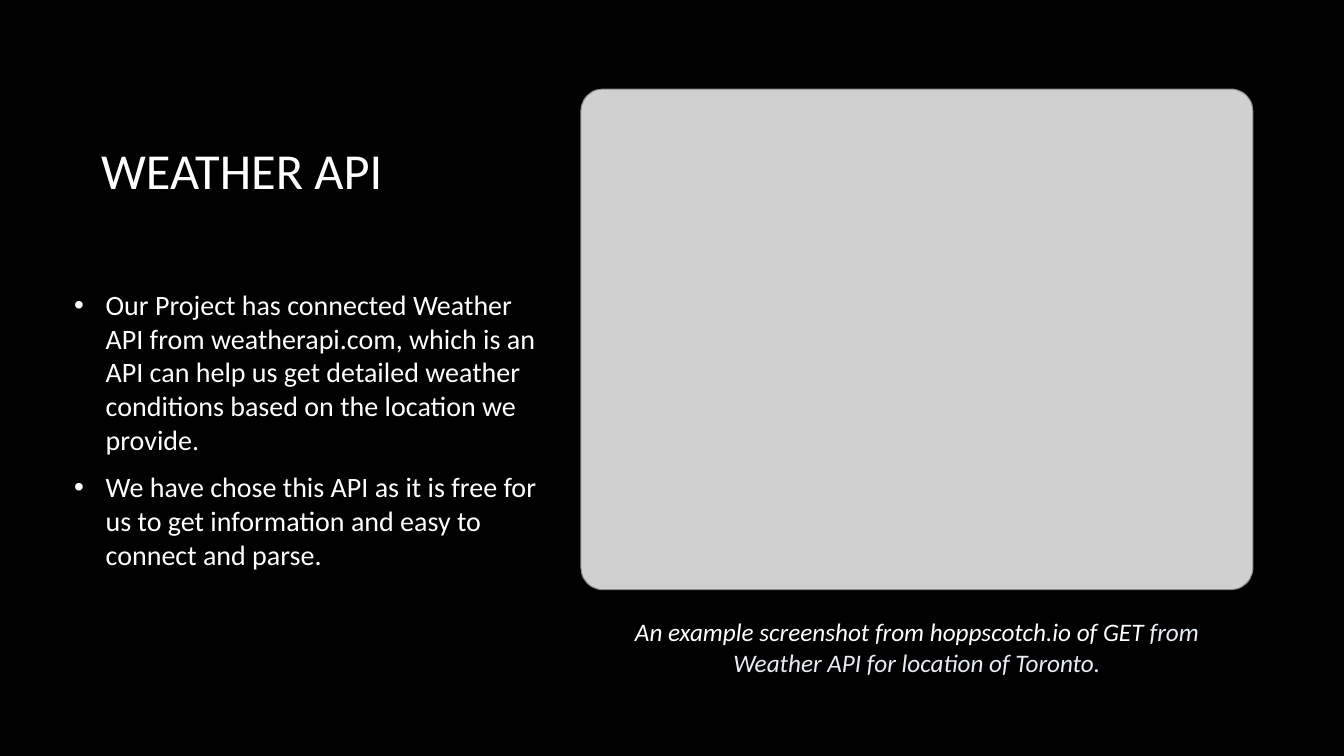
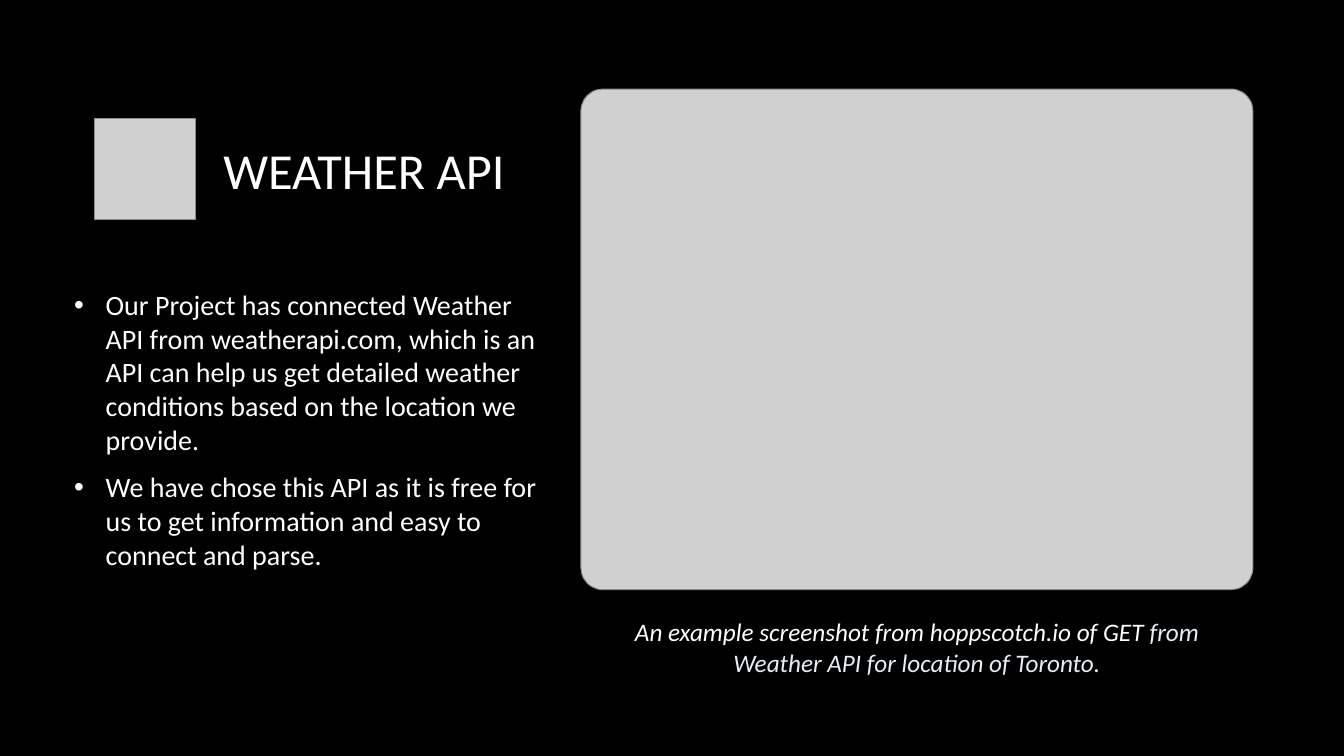
Before and after one commit to RuaGulu/CSC207-G24-Project, a slide deck: slide 2 of Presentation/CSC207 Final Project Presentation Team24.pptx. Drawn at 1344x756 pixels with LibreOffice and Linux fonts; fonts in the diff are those of the drawing; grey boxes stand for pictures; background and template pictures are left out. Boxes give left, top, right and bottom in pixels: in the first picture for what was removed or moved away, otherwise in the second. Text is boxed around its words. In the diff, an @@ line names an element or a change of style, - is before the commit and + after.

```diff
--- a/Presentation/CSC207 Final Project Presentation Team24.pptx
+++ b/Presentation/CSC207 Final Project Presentation Team24.pptx
@@ title "WEATHER API": place and size @@
-title "WEATHER API" at bbox=[101, 156, 382, 189]
+title "WEATHER API" at bbox=[223, 156, 505, 189]
@@ picture added at bbox=[95, 119, 196, 220] @@
```
Also in this commit, not shown: 5 other slides changed, 1 slide added, 1 slide removed.
